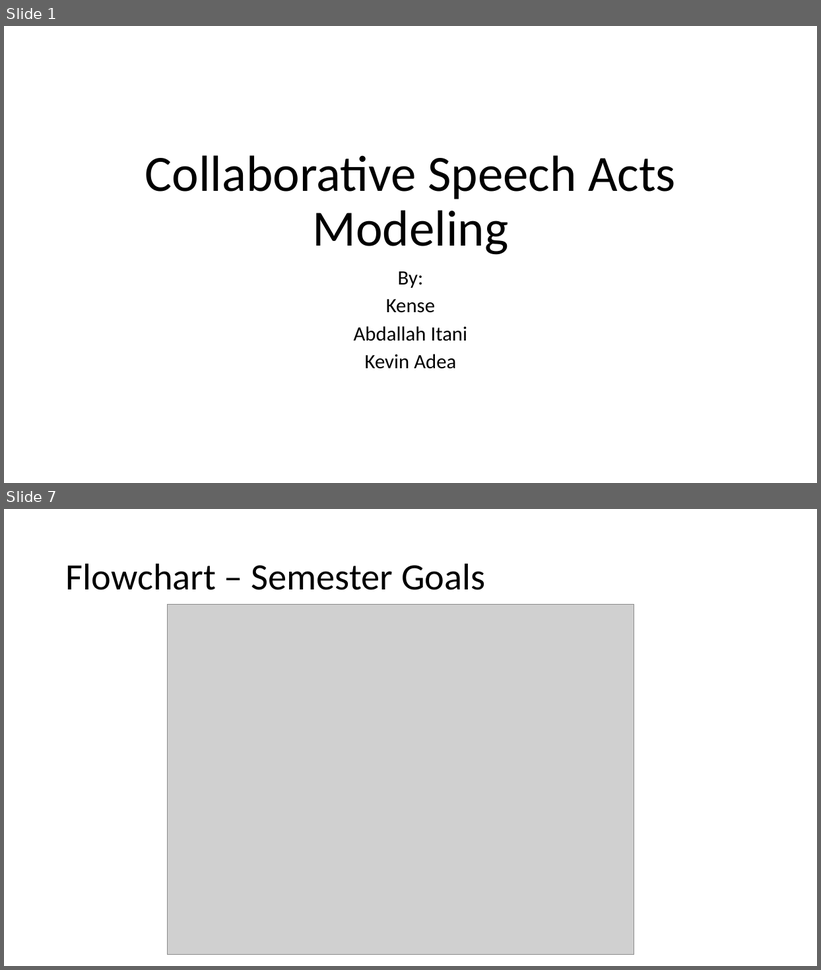
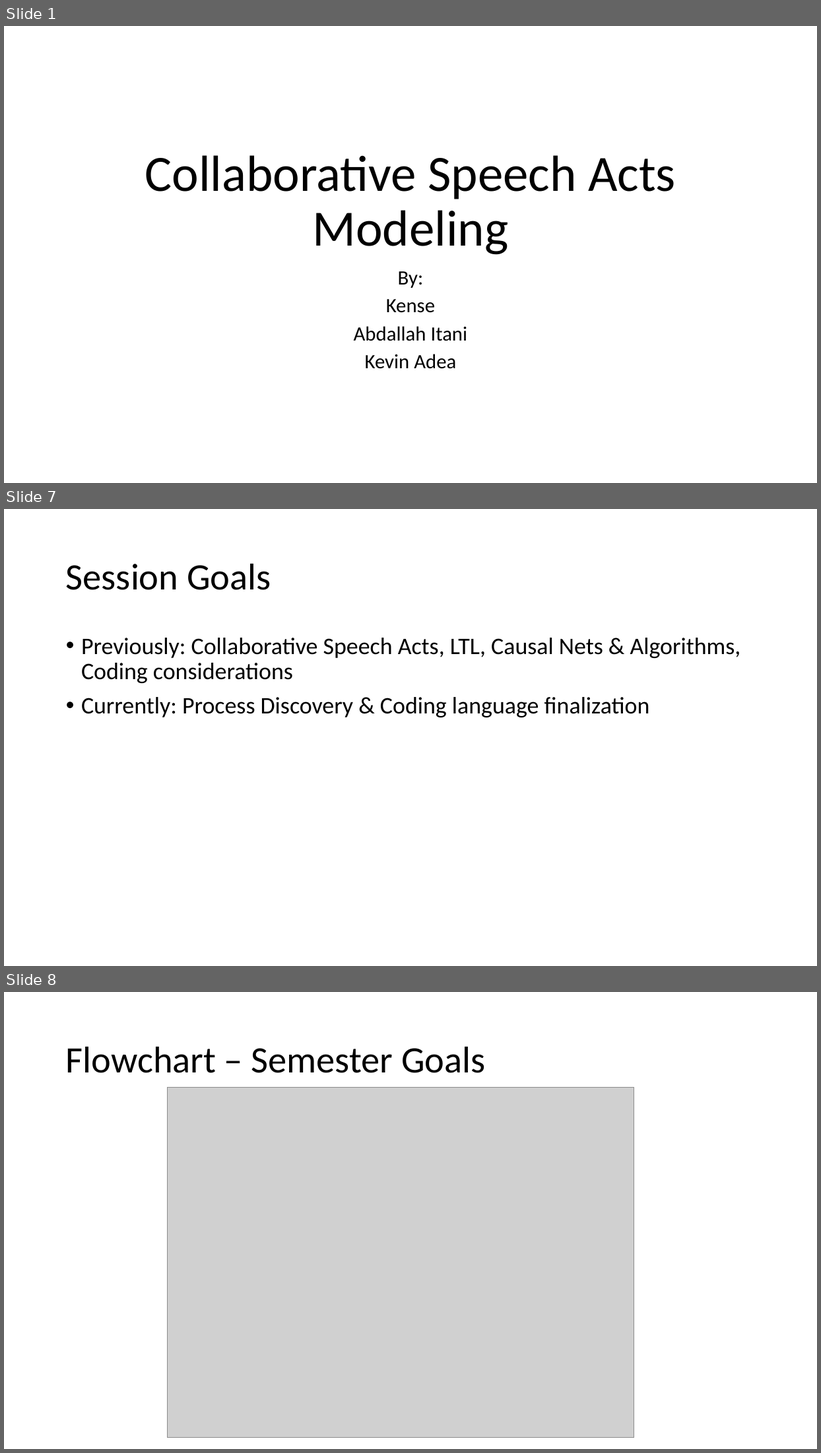
Before and after one commit to kensekense/unige-spring-2020, a slide deck: presentation3_CSAmodeling.pptx. Shown one above the other, each under a label of ours: slides 1 and 7 before the commit, slides 1, 7 and 8 after it; the slides between them are not shown. The pictures are 821x970 and 821x1453 pixels, drawn with LibreOffice and Linux fonts; fonts in the diff are those of the drawing; grey boxes stand for pictures. Boxes give left, top, right and bottom in pixels: in the first picture for what was removed or moved away, otherwise in the second. Text is boxed around its words. In the diff, an @@ line names an element or a change of style, - is before the commit and + after.

```diff
--- a/presentation3_CSAmodeling.pptx
+++ b/presentation3_CSAmodeling.pptx
@@ slide 7 added at (4, 509, 817, 966), background #FFFFFF @@
@@ title added at (66, 563, 271, 590), 44 pt, text #000000 @@
+Session Goals
@@ text added at (81, 638, 741, 718), 28 pt, text #000000 @@
+• Previously: Collaborative Speech Acts, LTL, Causal Nets & Algorithms, Coding considerations
+• Currently: Process Discovery & Coding language finalization
@@ what was slide 7 is now slide 8 @@
```
Also in this commit, not shown: 1 slide changed, 1 other file.
